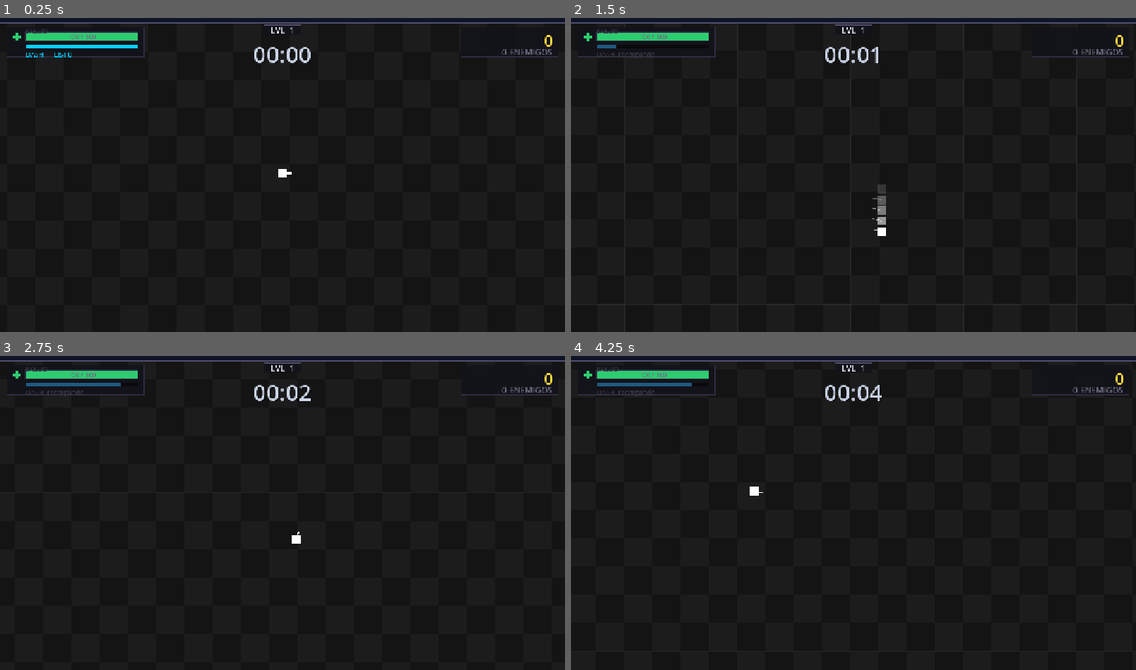
Above: before the commit, frames 1-4 (two rows, left to right).
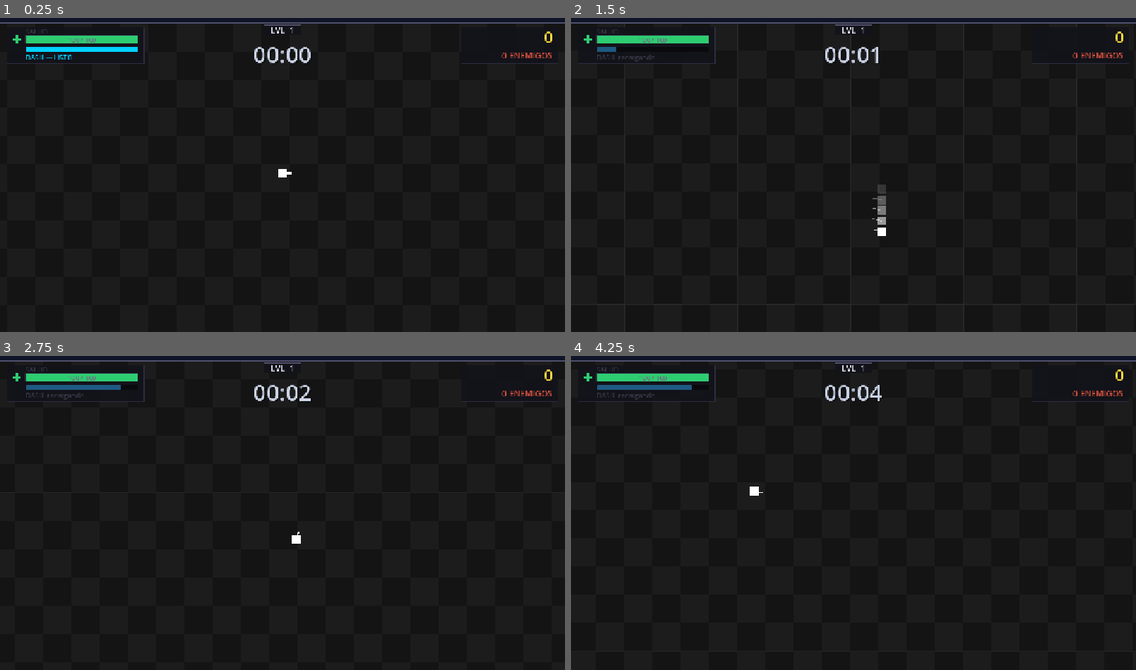
Above: after the commit, the same moments.

Repository: elJulioDev/ProyectSurvivor-Remake
Game: Godot game, scene res://scenes/gameplay.tscn
The game is run twice, just before and just after one commit, with the same random seed, the same clock (stepped at 60 frames per second) and the same inputs. This scene is started directly instead of the project's main scene.
Inputs (mouse positions are in pixels of both pictures, inside the frame that each line leads up to):
- Up to frame 1 (0.25 s): no input
- Up to frame 2 (1.5 s): tap Enter at 0.5 s; move the mouse to (977, 156) at 0.52 s; hold D (move_right) 0.53-1.28 s; tap Ctrl (dash) at 0.6, 1.35 s; move the mouse to (740, 187) at 1.27 s; hold S (move_down) from 1.28 s (still down)
- Up to frame 3 (2.75 s): move the mouse to (339, 440) at 2.02 s; release S (move_down) at 2.03 s; hold D (move_right) from 2.03 s (still down); tap Ctrl (dash) at 2.1 s
- Up to frame 4 (4.25 s): tap Space at 2.75 s; move the mouse to (825, 575) at 2.77 s; release D (move_right) at 2.78 s; hold W (move_up) 2.78-3.53 s; tap Ctrl (dash) at 2.85, 3.6 s; tap Enter at 3.5 s; move the mouse to (1023, 560) at 3.52 s; hold A (move_left) from 3.53 s (still down)

The runs differ from the first frame. In frame 1, 1.4% of the frame differs, in the area x 1-99%, y 4-15%; in frame 2, 1.1%; in frame 3, 1.3%; in frame 4, 1.3%.

Commit message:
Ajustes minimos en HUD

Diff:
--- a/scripts/ui/hud.gd
+++ b/scripts/ui/hud.gd
@@ -24,6 +24,7 @@
 const C_BORDER_LIT := Color(0.314, 0.314, 0.431, 1.0)
 const C_WHITE      := Color(0.922, 0.922, 0.961, 1.0)
 const C_GRAY       := Color(0.431, 0.431, 0.510, 1.0)
+const C_RED        := Color(0.824, 0.314, 0.235, 1.0)
 const C_DIM        := Color(0.216, 0.216, 0.275, 1.0)
 const C_HP_HIGH    := Color(0.180, 0.800, 0.443, 1.0)
 const C_HP_MID     := Color(0.945, 0.769, 0.059, 1.0)
@@ -213,7 +214,7 @@
 	const PX := 16.0
 	const PY := 28.0
 	const PW := 310.0
-	const PH := 68.0
+	const PH := 83.0
 
 	_panel(PX, PY, PW, PH, C_BG_PANEL, C_BORDER)
 
@@ -223,7 +224,7 @@
 
 	# ── Ícono de cruz (pulsante) ───────────────────────────────────
 	var icon_cx := PX + 22.0
-	var icon_cy := PY + 22.0
+	var icon_cy := PY + 28.0
 	var pulse   := (sin(_hp_pulse) * 0.5 + 0.5) * (0.15 + (1.0 - hp_pct) * 0.45)
 	var arm     := 9.0 * (1.0 + pulse)
 	var thick   := maxf(3.0, 5.0 * (1.0 + pulse * 0.3))
@@ -234,7 +235,7 @@
 
 	# ── Barras de HP ───────────────────────────────────────────────
 	const BX := PX + 42.0
-	const BY := PY + 12.0
+	const BY := PY + 19.0
 	const BW := PW - 55.0
 	const BH := 20.0
 
@@ -254,7 +255,7 @@
 	_text_center(hp_str, Vector2(BX + BW * 0.5, BY + BH * 0.5), FS_TINY, C_GRAY)
 
 	# Etiqueta SALUD
-	_text("SALUD", Vector2(BX, BY - 14.0), FS_TINY, C_DIM)
+	_text("SALUD", Vector2(BX, BY - 20.0), FS_TINY, C_DIM)
 
 	# ── Barra de Dash ─────────────────────────────────────────────
 	var dash_y   := BY + BH + 8.0
@@ -290,7 +291,7 @@
 
 func _draw_score_panel() -> void:
 	const PW := 220.0
-	const PH := 68.0
+	const PH := 83.0
 	const PY := 28.0
 	var   px := size.x - PW - 16.0
 
@@ -299,7 +300,7 @@
 	# Score (contador animado)
 	var sc_str := _fmt_score(int(_score_display))
 	var sc_w   := _str_w(sc_str, FS_LARGE)
-	_text(sc_str, Vector2(px + PW - sc_w - 12.0, PY + 8.0), FS_LARGE, C_SCORE)
+	_text(sc_str, Vector2(px + PW - sc_w - 12.0, PY), FS_LARGE, C_SCORE)
 
 	# Separador
 	var sep_y := PY + PH * 0.5 + 4.0
@@ -307,7 +308,7 @@
 			  Vector2(px + PW - 10.0, sep_y), C_BORDER, 1.0)
 
 	# Contador de enemigos
-	var en_col := C_ENEMIES if enemies_alive > 0 else C_GRAY
+	var en_col := C_ENEMIES if enemies_alive > 0 else C_RED
 	var en_str := "%d ENEMIGOS" % enemies_alive
 	var en_w   := _str_w(en_str, FS_SMALL)
 	_text(en_str, Vector2(px + PW - en_w - 12.0, sep_y + 6.0), FS_SMALL, en_col)
